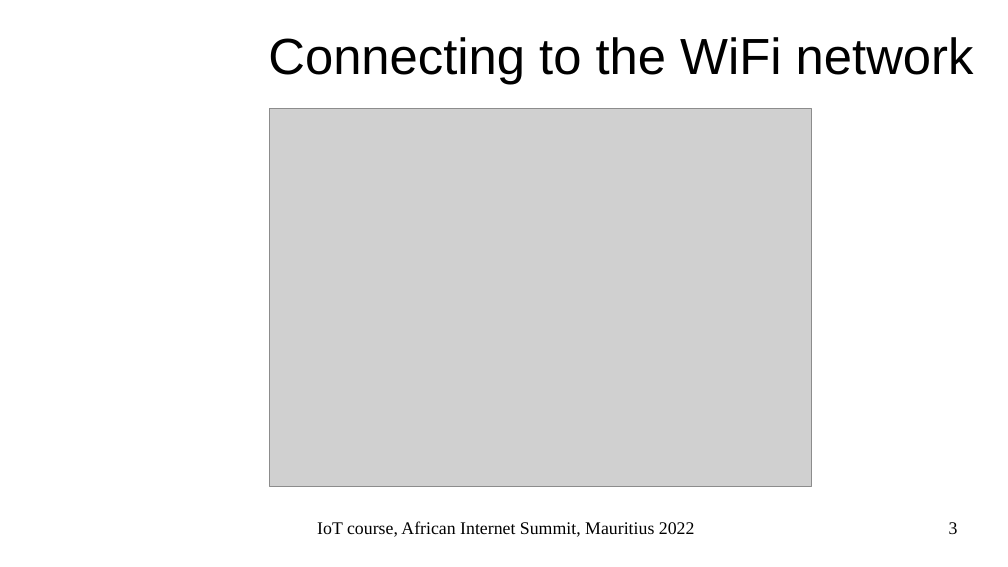
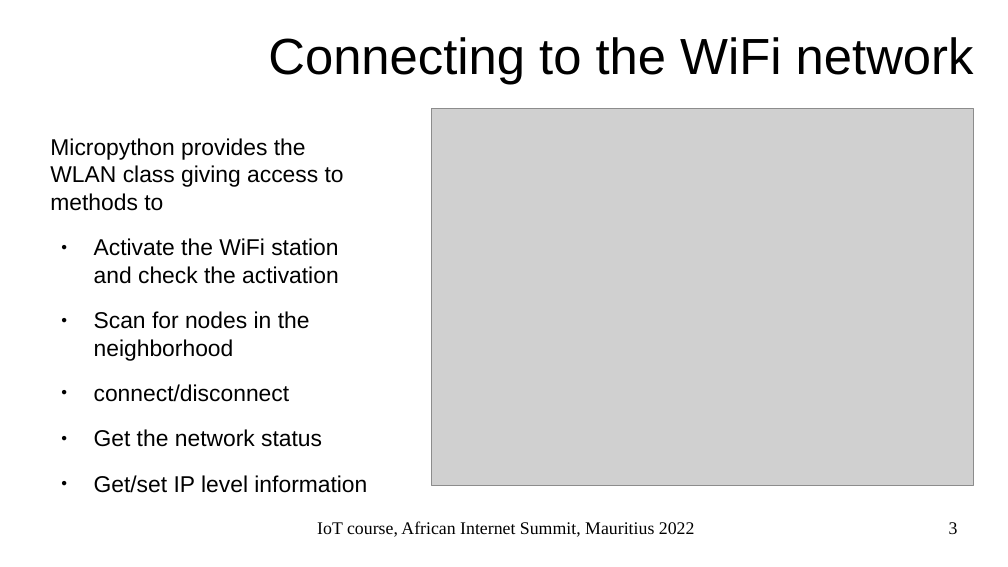
Before and after one commit to uraich/AIS-2022_IoT_Tutorial, a slide deck: slide 3 of slides/ais2022_lect2.odp. Drawn at 1008x567 pixels with LibreOffice and Linux fonts; fonts in the diff are those of the drawing; grey boxes stand for pictures; background and template pictures are left out. Boxes give left, top, right and bottom in pixels: in the first picture for what was removed or moved away, otherwise in the second. Text is boxed around its words. In the diff, an @@ line names an element or a change of style, - is before the commit and + after.

```diff
--- a/slides/ais2022_lect2.odp
+++ b/slides/ais2022_lect2.odp
@@ picture: place and size @@
-picture at <box>270,109,811,487</box>
+picture at <box>432,109,973,487</box>
@@ text added at <box>50,138,367,493</box>, 18 pt, text #000000 @@
+Micropython provides the
+WLAN class giving access to methods to
+● Activate the WiFi station
+  and check the activation
+● Scan for nodes in the neighborhood
+● connect/disconnect
+● Get the network status
+● Get/set IP level information
```
Also in this commit, not shown: 16 other slides changed, 1 slide added, 2 other files.
